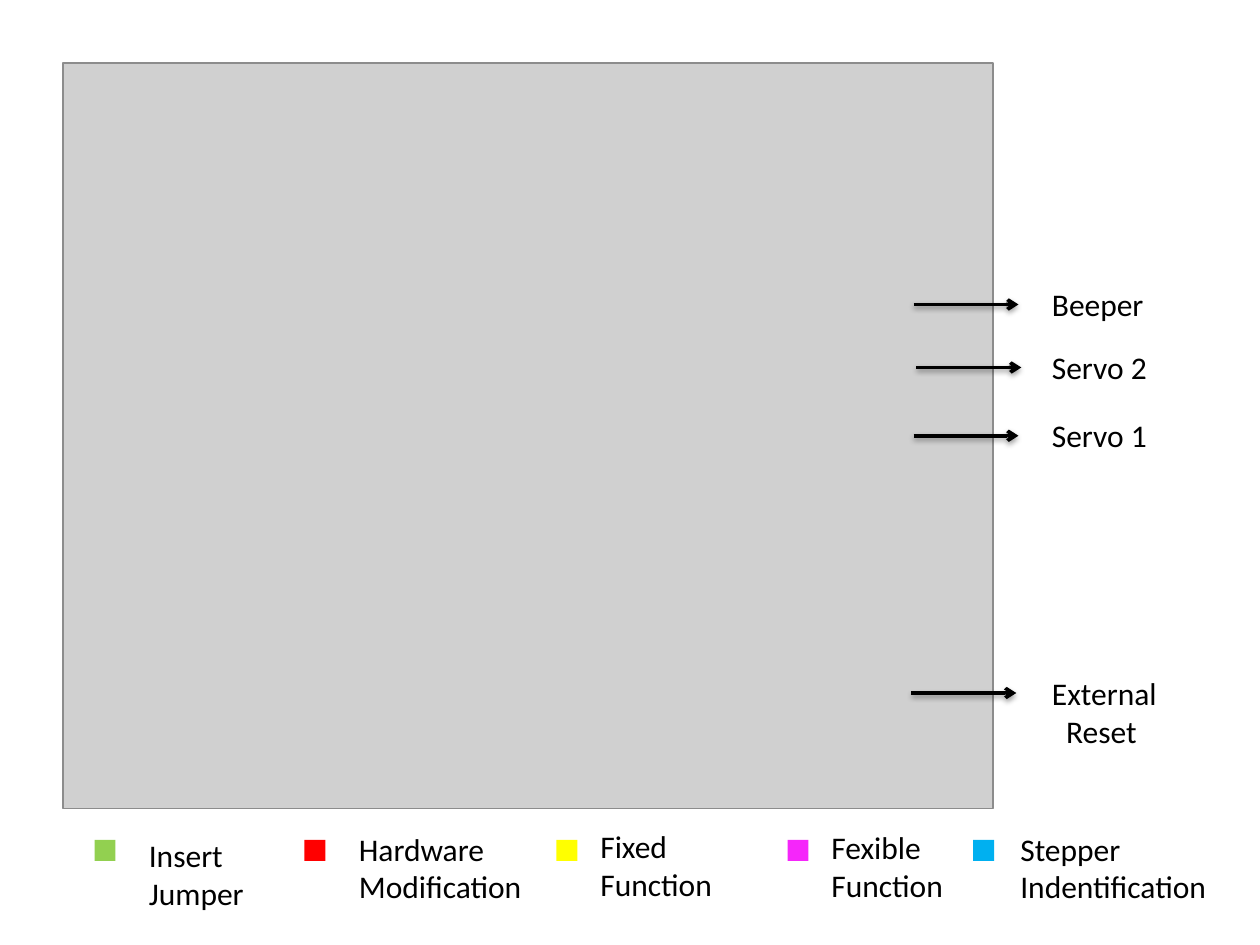
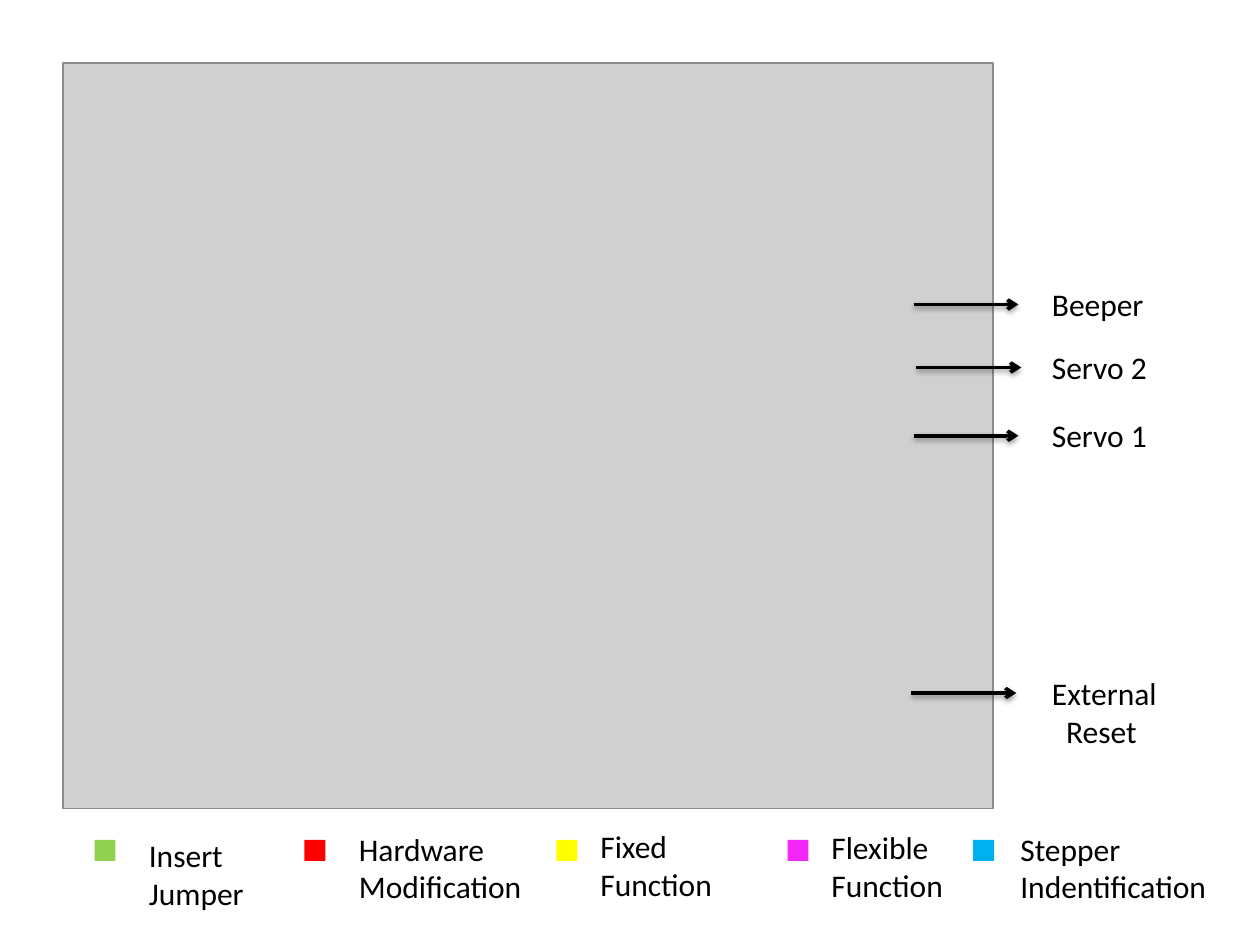
Before and after one commit to refob/herculitoHardware, a slide deck: slide 1 of CNC Shield V3/CNC Shield Modifications.pptx. Drawn at 1260x945 pixels with LibreOffice and Linux fonts; fonts in the diff are those of the drawing; grey boxes stand for pictures. Boxes give left, top, right and bottom in pixels: in the first picture for what was removed or moved away, otherwise in the second. Text is boxed around its words. In the diff, an @@ line names an element or a change of style, - is before the commit and + after.

```diff
--- a/CNC Shield V3/CNC Shield Modifications.pptx
+++ b/CNC Shield V3/CNC Shield Modifications.pptx
@@ text at (831, 837, 928, 860): text changed @@
-Fexible
+Flexible
```
Also in this commit, not shown: 1 other file.
